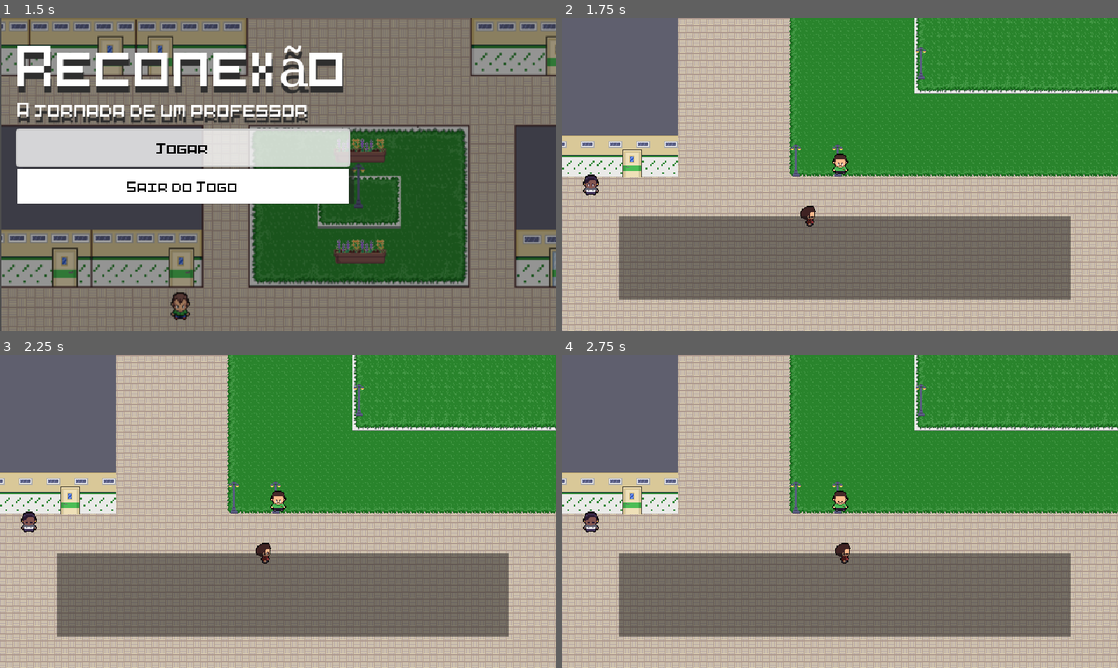
Above: before the commit, frames 1-4 (two rows, left to right).
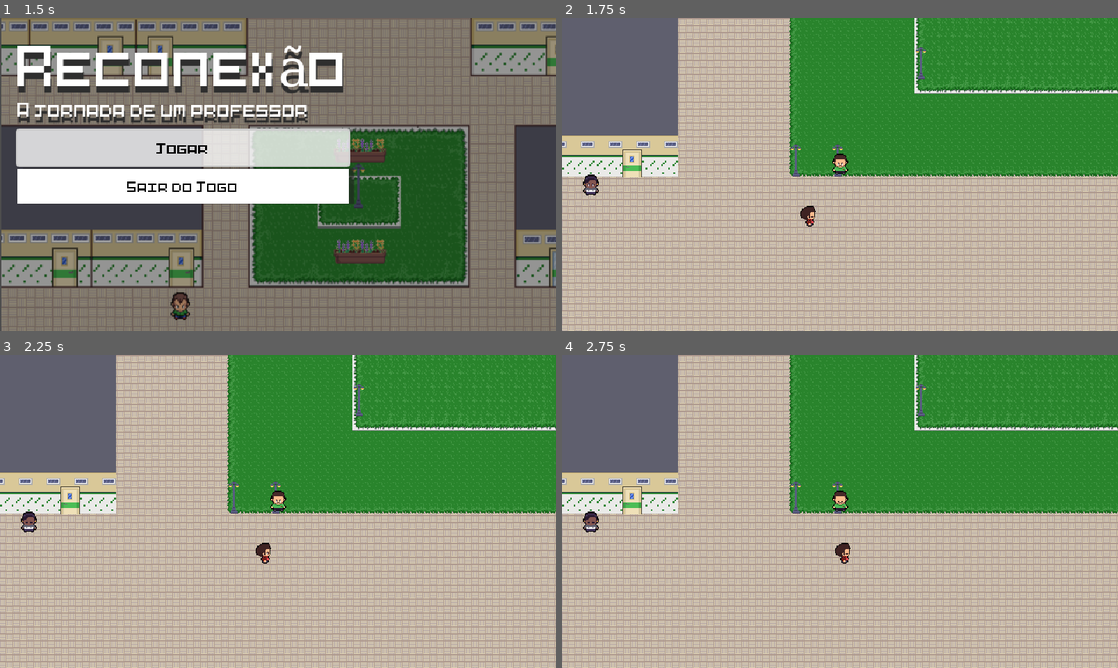
Above: after the commit, the same moments.

Repository: 1sad0ra/OpalaGames
Game: Godot game, scene res://cenas/ui_cenas/tela_incial.tscn
Two runs of this game, one before a commit and one after it. Both use one fixed random seed, a clock stepped at 60 frames per second and the inputs below.
Inputs (mouse positions are in pixels of both pictures, inside the frame that each line leads up to):
- Up to frame 1 (1.5 s): tap Enter (ui_accept) at 0.5, 0.77 s; move the mouse to (400, 158) at 0.52 s; hold D (direita) 0.53-1.25 s; tap E (interact) at 0.6 s; click "Jogar" at 1.25 s
- Up to frame 2 (1.75 s): no input
- Up to frame 3 (2.25 s): move the mouse to (166, 527) at 2.02 s; hold S (baixo) from 2.03 s (still down); tap E (interact) at 2.1 s
- Up to frame 4 (2.75 s): keep holding S (baixo); tap Enter (ui_accept) at 2.27 s

Frame 1 is identical in both runs. In frame 2, 22% of the frame differs, in the area x 10-92%, y 63-90%; in frame 3, 22%; in frame 4, 22%.
Error before the commit: Parse Error: Identifier "som_fala" not declared in the current scope. (res://scripts/npc/cordenador.gd:113)

Commit message:
interface onde coloca a resposta

Diff:
--- /dev/null
+++ b/new-game-project/cenas/ui_cenas/resposta_menu.tscn
@@ -0,0 +1,177 @@
+[gd_scene load_steps=10 format=3 uid="uid://b6swet5ftgsvp"]
+
+[ext_resource type="FontFile" uid="uid://dhq1kbwvasqme" path="res://assets/pixel_Fonte/pixelart.ttf" id="1_66avy"]
+[ext_resource type="Script" path="res://scripts/ui_scripts/resposta_menu.gd" id="1_bmj24"]
+
+[sub_resource type="StyleBoxFlat" id="StyleBoxFlat_66avy"]
+bg_color = Color(1, 1, 1, 1)
+shadow_color = Color(0.190762, 0.190762, 0.190762, 0.490196)
+shadow_size = 1
+shadow_offset = Vector2(12, 12)
+
+[sub_resource type="StyleBoxFlat" id="StyleBoxFlat_hr8fm"]
+bg_color = Color(1, 1, 1, 0.819608)
+shadow_color = Color(0.27451, 0.27451, 0.27451, 0.345098)
+shadow_size = 1
+shadow_offset = Vector2(12, 12)
+
+[sub_resource type="StyleBoxFlat" id="StyleBoxFlat_bmj24"]
+bg_color = Color(1, 1, 1, 0.203922)
+border_color = Color(1, 1, 1, 0.117647)
+shadow_color = Color(0.915189, 0.915189, 0.915189, 0.835294)
+shadow_offset = Vector2(0, 6)
+
+[sub_resource type="StyleBoxFlat" id="StyleBoxFlat_ivfu6"]
+bg_color = Color(1, 1, 1, 1)
+border_color = Color(1, 1, 1, 1)
+
+[sub_resource type="StyleBoxFlat" id="StyleBoxFlat_dhgab"]
+bg_color = Color(1, 1, 1, 1)
+border_color = Color(1, 1, 1, 1)
+shadow_color = Color(0.128344, 0.128344, 0.128344, 0.6)
+shadow_size = 1
+shadow_offset = Vector2(6, 0)
+
+[sub_resource type="InputEventAction" id="InputEventAction_l31ko"]
+action = &"ui_cancel"
+
+[sub_resource type="Shortcut" id="Shortcut_280wa"]
+events = [SubResource("InputEventAction_l31ko")]
+
+[node name="resposta_menu" type="CanvasLayer"]
+process_mode = 3
+script = ExtResource("1_bmj24")
+
+[node name="ColorRect" type="ColorRect" parent="."]
+anchors_preset = 15
+anchor_right = 1.0
+anchor_bottom = 1.0
+grow_horizontal = 2
+grow_vertical = 2
+color = Color(1, 1, 1, 0.0980392)
+
+[node name="VBoxContainer" type="VBoxContainer" parent="."]
+anchors_preset = 8
+anchor_left = 0.5
+anchor_top = 0.5
+anchor_right = 0.5
+anchor_bottom = 0.5
+offset_left = -278.0
+offset_top = -20.0
+offset_right = 278.0
+offset_bottom = 20.0
+grow_horizontal = 2
+grow_vertical = 2
+size_flags_horizontal = 6
+
+[node name="HBoxContainer" type="HBoxContainer" parent="VBoxContainer"]
+layout_mode = 2
+
+[node name="LineEdit1" type="LineEdit" parent="VBoxContainer/HBoxContainer"]
+custom_minimum_size = Vector2(40, 40)
+layout_mode = 2
+size_flags_horizontal = 4
+theme_override_colors/font_placeholder_color = Color(0.73859, 0.73859, 0.73859, 1)
+theme_override_colors/font_selected_color = Color(0.386757, 0.386757, 0.386757, 1)
+theme_override_colors/font_color = Color(0, 0, 0, 1)
+theme_override_fonts/font = ExtResource("1_66avy")
+theme_override_font_sizes/font_size = 20
+theme_override_styles/focus = SubResource("StyleBoxFlat_66avy")
+theme_override_styles/normal = SubResource("StyleBoxFlat_hr8fm")
+alignment = 1
+max_length = 1
+
+[node name="LineEdit2" type="LineEdit" parent="VBoxContainer/HBoxContainer"]
+custom_minimum_size = Vector2(40, 40)
+layout_mode = 2
+size_flags_horizontal = 4
+theme_override_colors/font_placeholder_color = Color(0.73859, 0.73859, 0.73859, 1)
+theme_override_colors/font_selected_color = Color(0.386757, 0.386757, 0.386757, 1)
+theme_override_colors/font_color = Color(0, 0, 0, 1)
+theme_override_fonts/font = ExtResource("1_66avy")
+theme_override_font_sizes/font_size = 20
+theme_override_styles/focus = SubResource("StyleBoxFlat_66avy")
+theme_override_styles/normal = SubResource("StyleBoxFlat_hr8fm")
+alignment = 1
+max_length = 1
+
+[node name="LineEdit3" type="LineEdit" parent="VBoxContainer/HBoxContainer"]
+custom_minimum_size = Vector2(40, 40)
+layout_mode = 2
+size_flags_horizontal = 4
+theme_override_colors/font_placeholder_color = Color(0.73859, 0.73859, 0.73859, 1)
+theme_override_colors/font_selected_color = Color(0.386757, 0.386757, 0.386757, 1)
+theme_override_colors/font_color = Color(0, 0, 0, 1)
+theme_override_fonts/font = ExtResource("1_66avy")
+theme_override_font_sizes/font_size = 20
+theme_override_styles/focus = SubResource("StyleBoxFlat_66avy")
+theme_override_styles/normal = SubResource("StyleBoxFlat_hr8fm")
+alignment = 1
+max_length = 1
+
+[node name="LineEdit4" type="LineEdit" parent="VBoxContainer/HBoxContainer"]
+custom_minimum_size = Vector2(40, 40)
+layout_mode = 2
+size_flags_horizontal = 4
+theme_override_colors/font_placeholder_color = Color(0.73859, 0.73859, 0.73859, 1)
+theme_override_colors/font_selected_color = Color(0.386757, 0.386757, 0.386757, 1)
+theme_override_colors/font_color = Color(0, 0, 0, 1)
+theme_override_fonts/font = ExtResource("1_66avy")
+theme_override_font_sizes/font_size = 20
+theme_override_styles/focus = SubResource("StyleBoxFlat_66avy")
+theme_override_styles/normal = SubResource("StyleBoxFlat_hr8fm")
+alignment = 1
+max_length = 1
+
+[node name="LineEdit5" type="LineEdit" parent="VBoxContainer/HBoxContainer"]
+custom_minimum_size = Vector2(40, 40)
+layout_mode = 2
+size_flags_horizontal = 4
+theme_override_colors/font_placeholder_color = Color(0.73859, 0.73859, 0.73859, 1)
+theme_override_colors/font_selected_color = Color(0.386757, 0.386757, 0.386757, 1)
+theme_override_colors/font_color = Color(0, 0, 0, 1)
+theme_override_fonts/font = ExtResource("1_66avy")
+theme_override_font_sizes/font_size = 20
+theme_override_styles/focus = SubResource("StyleBoxFlat_66avy")
+theme_override_styles/normal = SubResource("StyleBoxFlat_hr8fm")
+alignment = 1
+max_length = 1
+
+[node name="Voltar_Button1" type="Button" parent="."]
+custom_minimum_size = Vector2(40, 40)
+offset_left = 23.0
+offset_top = 22.0
+offset_right = 115.0
+offset_bottom = 62.0
+theme_override_colors/font_hover_color = Color(0, 0, 0, 1)
+theme_override_colors/font_outline_color = Color(0, 0, 0, 1)
+theme_override_colors/font_color = Color(0, 0, 0, 1)
+theme_override_colors/font_focus_color = Color(0, 0, 0, 1)
+theme_override_colors/font_pressed_color = Color(0.403922, 0.403922, 0.403922, 1)
+theme_override_fonts/font = ExtResource("1_66avy")
+theme_override_styles/hover = SubResource("StyleBoxFlat_bmj24")
+theme_override_styles/pressed = SubResource("StyleBoxFlat_ivfu6")
+theme_override_styles/normal = SubResource("StyleBoxFlat_dhgab")
+shortcut = SubResource("Shortcut_280wa")
+text = "Voltar"
+
+[node name="Confirmar_Button2" type="Button" parent="."]
+custom_minimum_size = Vector2(40, 40)
+offset_left = 418.0
+offset_top = 234.0
+offset_right = 606.0
+offset_bottom = 274.0
+theme_override_colors/font_hover_color = Color(0, 0, 0, 1)
+theme_override_colors/font_outline_color = Color(0, 0, 0, 1)
+theme_override_colors/font_color = Color(0, 0, 0, 1)
+theme_override_colors/font_focus_color = Color(0, 0, 0, 1)
+theme_override_colors/font_pressed_color = Color(0.403922, 0.403922, 0.403922, 1)
+theme_override_fonts/font = ExtResource("1_66avy")
+theme_override_styles/hover = SubResource("StyleBoxFlat_bmj24")
+theme_override_styles/pressed = SubResource("StyleBoxFlat_ivfu6")
+theme_override_styles/normal = SubResource("StyleBoxFlat_dhgab")
+shortcut = SubResource("Shortcut_280wa")
+text = "Confirmar"
+
+[connection signal="pressed" from="Voltar_Button1" to="." method="_on_voltar_button_1_pressed"]
+[connection signal="pressed" from="Confirmar_Button2" to="." method="_on_confirmar_button_2_pressed"]
--- a/new-game-project/scripts/npc/cordenador.gd
+++ b/new-game-project/scripts/npc/cordenador.gd
@@ -109,9 +109,7 @@
 	await get_tree().create_timer(0.1).timeout
 	for letra in texto:
 		texto_dialogo.text += letra
-		if letra != " ":
-			som_fala.play()
-		await get_tree().create_timer(0.02).timeout
+		await get_tree().create_timer(0.00).timeout
 	pode_avancar = true
 
 
--- /dev/null
+++ b/new-game-project/scripts/ui_scripts/resposta_menu.gd
@@ -0,0 +1,43 @@
+extends CanvasLayer
+
+@onready var Confirmar_Button2 = $Confirmar_Button2
+@onready var inputs := [
+	$VBoxContainer/HBoxContainer/LineEdit1,
+	$VBoxContainer/HBoxContainer/LineEdit2,
+	$VBoxContainer/HBoxContainer/LineEdit3,
+	$VBoxContainer/HBoxContainer/LineEdit4,
+	$VBoxContainer/HBoxContainer/LineEdit5
+]
+
+func _ready():
+	visible = false
+
+
+func _unhandled_input(event):
+	if event.is_action_pressed("ui_cancel"):
+		visible = true
+		get_tree().paused = true
+
+func _on_voltar_button_1_pressed():
+	get_tree().paused = false
+	visible = false
+
+func _on_confirmar_button_2_pressed():
+	var resposta = ""
+	for input in inputs:
+		resposta += input.text.strip_edges()
+	if  resposta == "12b45":
+		print("Resposta Correta")
+		for input in inputs:
+			input.add_theme_color_override("font_color", Color(0,1,0))
+		await get_tree().create_timer(0.5).timeout
+		get_tree().paused = false
+		queue_free()
+	else:
+		print("Resposta incorreta")
+		for input in inputs:
+			input.add_theme_color_override("font_color", Color(1,0,0))
+		await  get_tree().create_timer(0.5).timeout
+		for input in inputs:
+			input.text = ""
+			input.add_theme_color_override("font_color", Color(0,0,0))
Not shown, added: new-game-project/scripts/ui_scripts/resposta_menu.gd.uid
